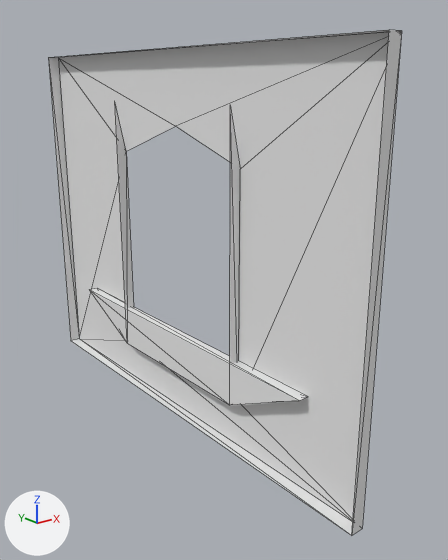
One commit to the OBJ model projects/GDW/res/Models/window1.obj: the scene before it, then after it.
Both versions are drawn from a 50 mm lens placed at (-17.0, -25.4, 16.6), pointed at (1.7, -2.0, 7.2). The lights are fixed; the arrows at lower left show +X, +Y and +Z. Mesh edges are drawn as thin lines. Where no turn or scale is listed for an object, it has been applied to the vertices.
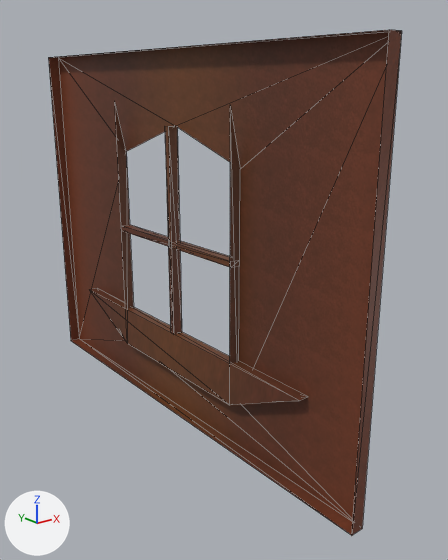
Boxes [x1, y1, x2, y2] around the edits, measured in the pictures (448 x 560 px):
'Cube.001', surface changed (grey to brown)
    both: [48, 30, 402, 535]
'Cube_Cube.002', added (brown)
    after: [165, 126, 182, 334]
'Cube.002_Cube.003', added (brown)
    after: [122, 225, 240, 268]

The change, as a list of edits to the scene's bpy script:
```text
Add img_bricktex_png:
    img_bricktex_png = load_image('bricktex.png', '../Textures/bricktex.png', 640, 640, 'sRGB')
Change mat_material_002:
    remove mat_material_002.base_color = (0.8, 0.8, 0.8)  # white #e7e7e7
    add mat_material_002.texture = img_bricktex_png
    mat_material_002.roughness: 1.0 -> 0.526
Add mat_material_001:
    mat_material_001 = principled_material('Material.001')
    mat_material_001.texture = img_bricktex_png
    mat_material_001.roughness = 0.526
Add mat_material_003:
    mat_material_003 = principled_material('Material.003')
    mat_material_003.texture = img_bricktex_png
    mat_material_003.roughness = 0.526
Add me_cube_cube_002:
    me_cube_cube_002.from_pydata(...)  # a box spanning x -0.21..0.31, y -0.14..0.14, z 4.16..14.73
    me_cube_cube_002.materials.append(mat_material_001)  # picture img_bricktex_png
Add me_cube_002_cube_003:
    me_cube_002_cube_003.from_pydata(...)  # 8 vertices, 12 faces; spans x -0.21..0.31, y -4.82..4.82, z 8.82..9.15
    me_cube_002_cube_003.materials.append(mat_material_003)  # picture img_bricktex_png
Add ob_cube_cube_002:
    ob_cube_cube_002 = bpy.data.objects.new('Cube_Cube.002', me_cube_cube_002)
    ob_cube_cube_002.location = (0.0, 0.0, 0.0)
Add ob_cube_002_cube_003:
    ob_cube_002_cube_003 = bpy.data.objects.new('Cube.002_Cube.003', me_cube_002_cube_003)
    ob_cube_002_cube_003.location = (0.0, 0.0, 0.0)
```
